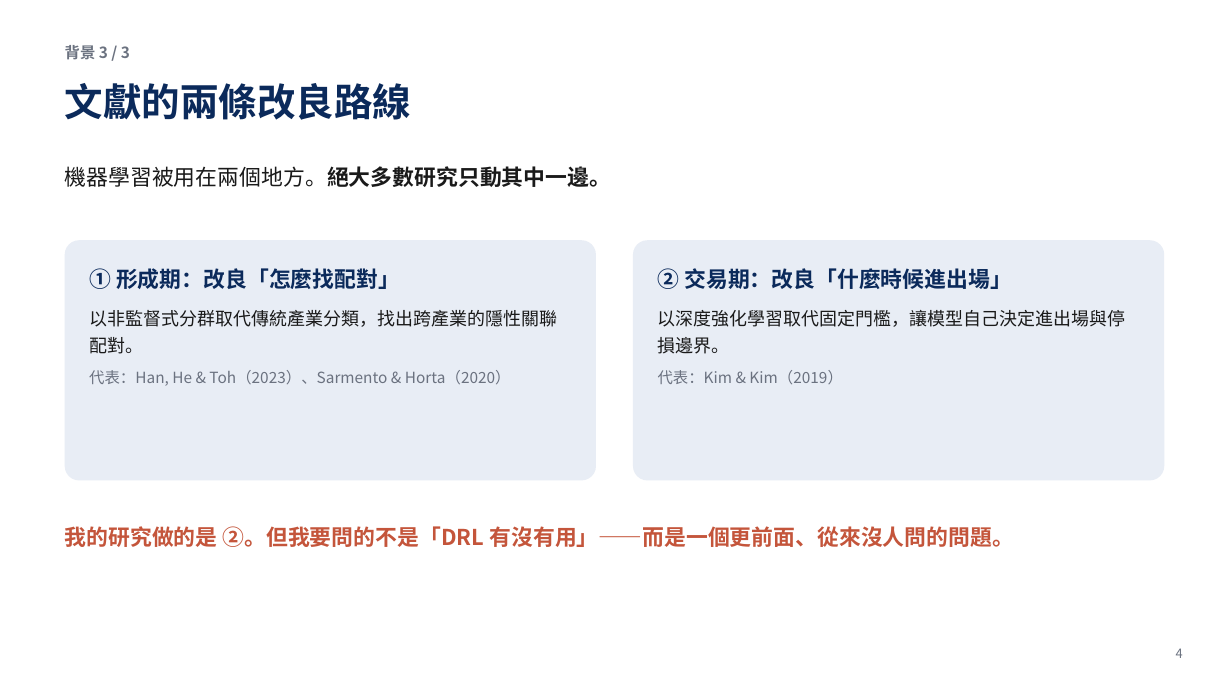
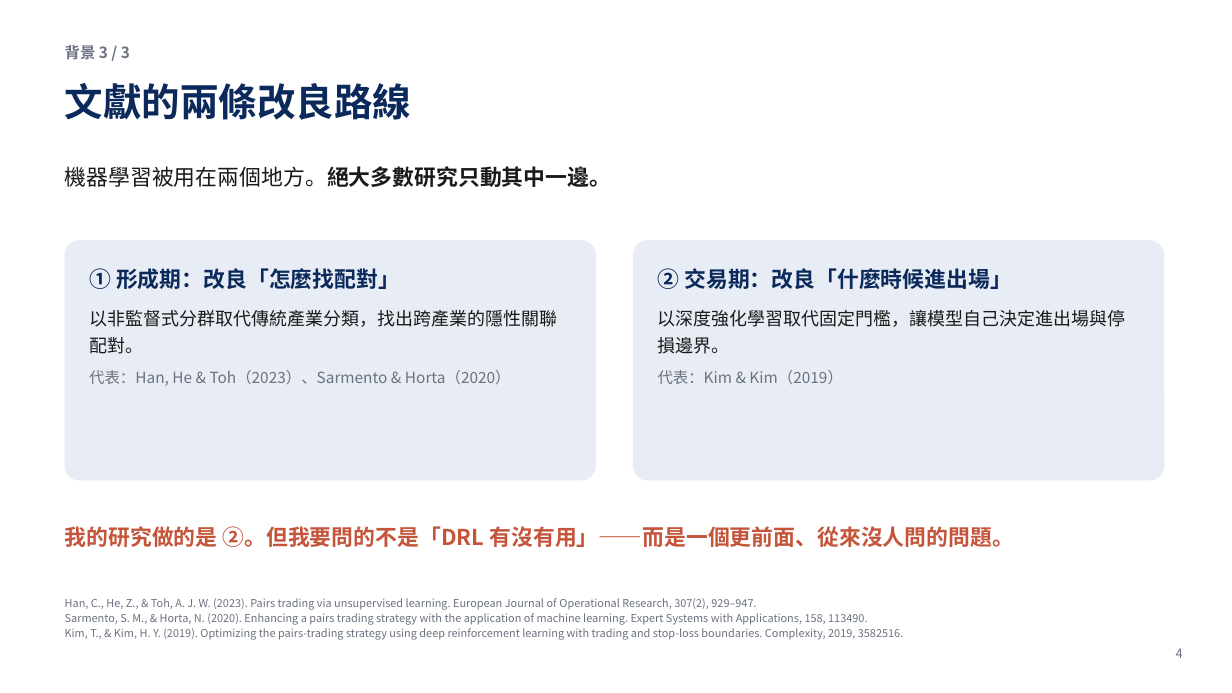
Before and after one commit to LerajieAsta/pairtrade_trainingproject, a slide deck: slide 4 of thesis/口試簡報.pptx. Drawn at 1232x693 pixels with LibreOffice and Linux fonts; fonts in the diff are those of the drawing. Boxes give left, top, right and bottom in pixels: in the first picture for what was removed or moved away, otherwise in the second. Text is boxed around its words. In the diff, an @@ line names an element or a change of style, - is before the commit and + after.

```diff
--- a/thesis/口試簡報.pptx
+++ b/thesis/口試簡報.pptx
@@ text added at (65,598,903,640), 8.5 pt, text #6B7280 @@
+Han, C., He, Z., & Toh, A. J. W. (2023). Pairs trading via unsupervised learning. European Journal of Operational Research, 307(2), 929–947.
+Sarmento, S. M., & Horta, N. (2020). Enhancing a pairs trading strategy with the application of machine learning. Expert Systems with Applications, 158, 113490.
+Kim, T., & Kim, H. Y. (2019). Optimizing the pairs-trading strategy using deep reinforcement learning with trading and stop-loss boundaries. Complexity, 2019, 3582516.
```
Also in this commit, not shown: 10 other slides changed, 1 other file.
